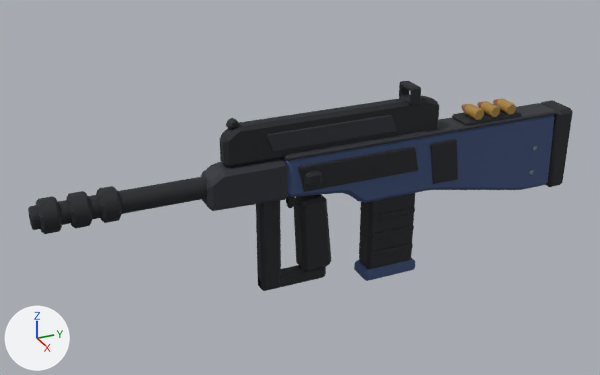
A saved change to the glTF model roblox/assets/weapons-kit/w_burst.glb.
Camera for both pictures: a 50 mm lens placed at (1.434, -0.778, 0.691), pointed at (-0.028, -0.12, -0.04). Lighting does not change. The marker at lower left points along +X, +Y and +Z. The picture after the commit comes second. Vertices at exactly the same position are counted once.

Names of what the first picture shows: 'barrel_wzB__dark__p1d1f24', 'body_wzA__body__p3a4f78', 'body_wzN__dark__p1d1f24', 'deck_wzA__frame__p2c2f36', 'fore_wzB__frame__p2c2f36', 'grip_wzB__dark__p1d1f24', 'handle_wzN__dark__p1d1f24', 'handle_wzN__frame__p2c2f36', 'loop_wzB__dark__p1d1f24', 'mag_wzB__dark__p1d1f24', 'rounds_wzN__brass__pa8843f', 'rounds_wzN__copper__p9c5c3a', 'rounds_wzN__dark__p1d1f24', 'stock_wzB__dark__p1d1f24' and 2 more.
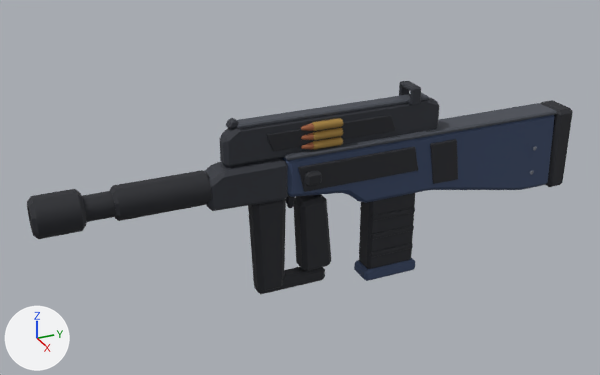
Patch to the scene script:
```diff
--- a/roblox/assets/weapons-kit/w_burst.glb.py
+++ b/roblox/assets/weapons-kit/w_burst.glb.py
@@ me_barrel_wzb__dark__p1d1f24 @@
-me_barrel_wzb__dark__p1d1f24.from_pydata(...)  # 144 vertices, 272 faces; spans x -0.03..0.03, y -0.67..-0.33, z -0.018..0.042
+me_barrel_wzb__dark__p1d1f24.from_pydata(...)  # 128 vertices, 244 faces; spans x -0.037..0.037, y -0.67..-0.33, z -0.025..0.049
+# me_barrel_wzb__dark__p1d1f24 part 1: the loose piece of 48 vertices spanning x -0.02..0.02, y -0.67..-0.33, z -0.008..0.032 is rebuilt with 48 vertices and now spans x -0.023..0.023, y -0.67..-0.51, z -0.011..0.035
+# me_barrel_wzb__dark__p1d1f24 part 2: the loose piece of 32 vertices spanning x -0.03..0.03, y -0.655..-0.619, z -0.018..0.042 is rebuilt with 48 vertices and now spans x -0.037..0.037, y -0.67..-0.575, z -0.025..0.049
+# me_barrel_wzb__dark__p1d1f24 part 3: a new loose piece of 32 vertices spanning x -0.031..0.031, y -0.52..-0.33, z -0.019..0.043, in mat_dark (black #24262c)
+# me_barrel_wzb__dark__p1d1f24 part 4: the loose piece of 32 vertices spanning x -0.03..0.03, y -0.6..-0.564, z -0.018..0.042 is deleted
+# me_barrel_wzb__dark__p1d1f24 part 5: 32 vertices removed from x -0.03..0.03, y -0.545..-0.509, z -0.018..0.042
 me_barrel_wzb__dark__p1d1f24.materials.append(mat_dark)
@@ me_loop_wzb__dark__p1d1f24 @@
-me_loop_wzb__dark__p1d1f24.from_pydata(...)  # 48 vertices, 88 faces; spans x -0.017..0.017, y -0.228..-0.075, z -0.25..-0.03
+me_loop_wzb__dark__p1d1f24.from_pydata(...)  # 48 vertices, 88 faces; spans x -0.023..0.023, y -0.245..-0.078, z -0.255..-0.03
+# me_loop_wzb__dark__p1d1f24 part 6: the loose piece of 24 vertices spanning x -0.016..0.016, y -0.228..-0.075, z -0.25..-0.216 is scaled about its middle by (1.16, 1.03, 0.962), then moved by (0.0, -0.005, -0.005)
+# me_loop_wzb__dark__p1d1f24 part 7: the loose piece of 24 vertices spanning x -0.017..0.017, y -0.228..-0.182, z -0.245..-0.03 is rebuilt with 24 vertices and now spans x -0.023..0.023, y -0.245..-0.17, z -0.25..-0.03
 me_loop_wzb__dark__p1d1f24.materials.append(mat_dark)
@@ me_rounds_wzn__brass__pa8843f @@
-me_rounds_wzn__brass__pa8843f.from_pydata(...)  # 96 vertices, 180 faces; spans x -0.012..0.03, y 0.2695..0.3805, z 0.0695..0.0945
+me_rounds_wzn__brass__pa8843f.from_pydata(...)  # 96 vertices, 180 faces; spans x 0.0134..0.0296, y -0.115..-0.05, z 0.0639..0.1201
+# me_rounds_wzn__brass__pa8843f part 8: 96 of 96 vertices moved; they spanned x -0.012..0.03, y 0.2695..0.3805, z 0.0695..0.0945 and now span x 0.0134..0.0296, y -0.115..-0.05, z 0.0639..0.1201; mean shift (0.0125, -0.4075, 0.01)
 me_rounds_wzn__brass__pa8843f.materials.append(mat_brass)
@@ me_rounds_wzn__copper__p9c5c3a @@
-me_rounds_wzn__copper__p9c5c3a.from_pydata(...)  # 96 vertices, 180 faces; spans x -0.034..-0.012, y 0.2711..0.3789, z 0.0711..0.0929
+me_rounds_wzn__copper__p9c5c3a.from_pydata(...)  # 96 vertices, 180 faces; spans x 0.0142..0.0288, y -0.14..-0.115, z 0.0647..0.1193
+# me_rounds_wzn__copper__p9c5c3a part 9: 32 of 96 vertices moved; they spanned x -0.034..-0.012, y 0.2711..0.2929, z 0.0711..0.0929 and now span x 0.0142..0.0288, y -0.14..-0.115, z 0.0647..0.0793; mean shift (0.0445, -0.4095, -0.01); largest move (-0.0321, 0.2864, 0.0838) -> (0.0184, -0.1385, 0.0733)
+# me_rounds_wzn__copper__p9c5c3a part 10: 32 of 96 vertices moved; they spanned x -0.034..-0.012, y 0.3141..0.3359, z 0.0711..0.0929 and now span x 0.0142..0.0288, y -0.14..-0.115, z 0.0847..0.0993; mean shift (0.0445, -0.4525, 0.01); largest move (-0.0321, 0.3294, 0.0802) -> (0.0184, -0.1385, 0.0907)
+# me_rounds_wzn__copper__p9c5c3a part 11: 32 of 96 vertices moved; they spanned x -0.034..-0.012, y 0.3571..0.3789, z 0.0711..0.0929 and now span x 0.0142..0.0288, y -0.14..-0.115, z 0.1047..0.1193; mean shift (0.0445, -0.4955, 0.03); largest move (-0.0321, 0.3724, 0.0802) -> (0.0184, -0.1385, 0.1107)
 me_rounds_wzn__copper__p9c5c3a.materials.append(mat_copper)
@@ ob_rounds_wzn__dark__p1d1f24 @@
-ob_rounds_wzn__dark__p1d1f24 = bpy.data.objects.new('rounds_wzN__dark__p1d1f24', me_rounds_wzn__dark__p1d1f24)
@@ ob_handle_wzn__deck__p474b54 @@
+ob_handle_wzn__deck__p474b54 = bpy.data.objects.new('handle_wzN__deck__p474b54', me_handle_wzn__deck__p474b54)  # 24 vertices, 44 faces; spans x -0.016..0.016, y -0.27..0.16, z 0.128..0.137; in mat_deck (dark grey #474b54)
+ob_handle_wzn__deck__p474b54.location = (0.0, 0.0, 0.0)
```

Where the change shows, as pixel boxes (x1, y1, x2, y2) in the pictures (600 x 375 px; the box of a moved part takes in the faces that stretch with it):
'barrel_wzB__dark__p1d1f24', reshaped (19% taller)
    before: (28, 176, 207, 234)
    after: (27, 170, 212, 239)
'loop_wzB__dark__p1d1f24', reshaped (10% wider)
    before: (256, 201, 326, 291)
    after: (248, 199, 325, 294)
'handle_wzN__deck__p474b54', added
    after: (237, 93, 429, 129)
'rounds_wzN__brass__pa8843f', reshaped (40% narrower, 50% taller)
    before: (464, 99, 516, 120)
    after: (312, 118, 343, 150)
'rounds_wzN__dark__p1d1f24', deleted (black)
    before: (452, 111, 522, 126)
'rounds_wzN__copper__p9c5c3a', reshaped
    before: (462, 99, 499, 111)
    after: (301, 123, 314, 149)
part 1 of me_barrel_wzb__dark__p1d1f24, rebuilt
    before: (28, 176, 207, 230)
    after: (28, 191, 116, 227)
part 2 of me_barrel_wzb__dark__p1d1f24, rebuilt (126% wider, 31% taller)
    before: (36, 196, 62, 234)
    after: (27, 189, 87, 239)
part 3 of me_barrel_wzb__dark__p1d1f24, added (black)
    after: (110, 170, 212, 221)
part 4 of me_barrel_wzb__dark__p1d1f24, deleted (black)
    before: (66, 191, 92, 229)
part 5 of me_barrel_wzb__dark__p1d1f24, deleted (black)
    before: (96, 186, 122, 223)
part 6 of me_loop_wzb__dark__p1d1f24, moved or reshaped
    before: (258, 265, 326, 291)
    after: (254, 267, 325, 294)
part 7 of me_loop_wzb__dark__p1d1f24, rebuilt (50% wider)
    before: (256, 201, 281, 288)
    after: (248, 199, 286, 291)
part 9 of me_rounds_wzn__copper__p9c5c3a, moved or reshaped
    before: (462, 104, 467, 111)
    after: (301, 142, 314, 149)
part 10 of me_rounds_wzn__copper__p9c5c3a, moved or reshaped
    before: (477, 101, 485, 108)
    after: (301, 133, 314, 140)
part 11 of me_rounds_wzn__copper__p9c5c3a, moved or reshaped
    before: (493, 99, 499, 105)
    after: (301, 123, 314, 131)
